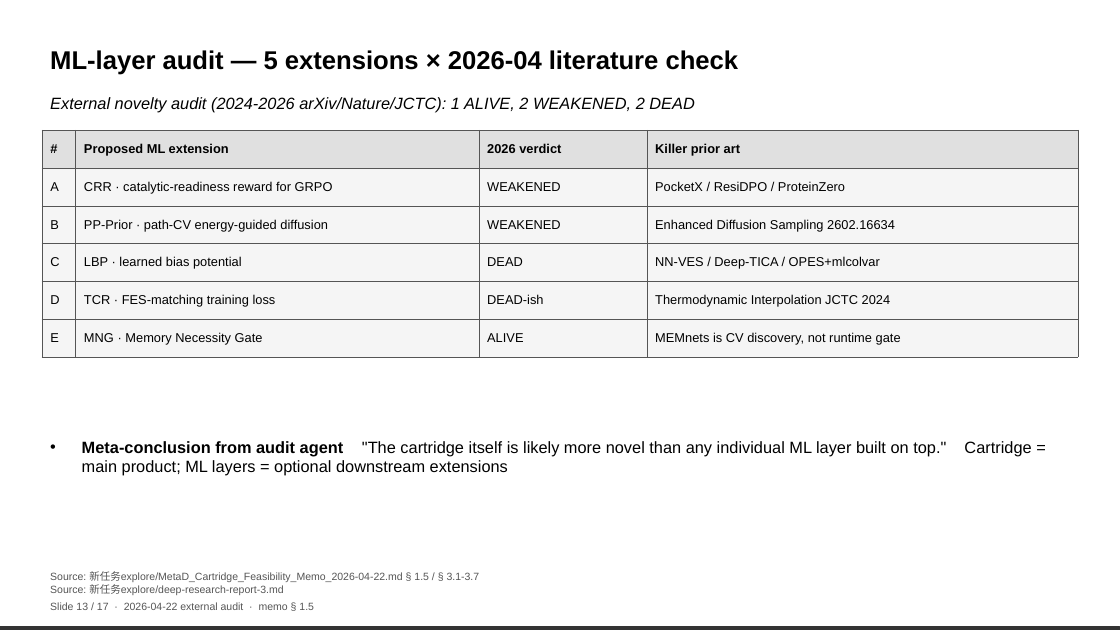
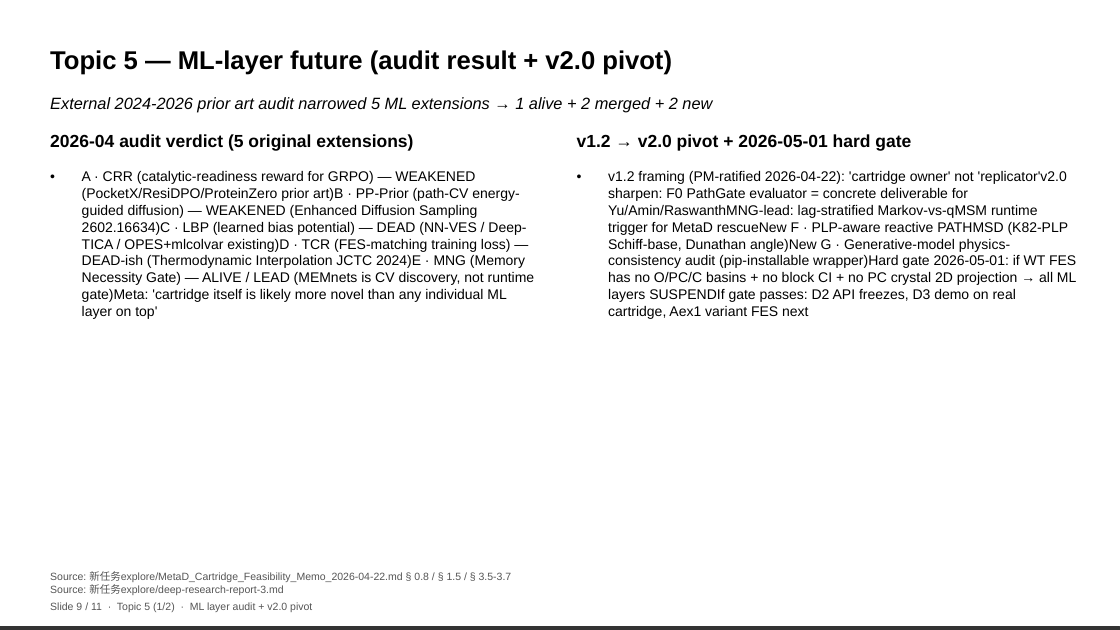
Before and after one commit to alex051107/trpb-metadynamics-replication, a slide deck: slide 10 of reports/GroupMeeting_2026-04-24.pptx (slide 14 before the commit). Drawn at 1120x630 pixels with LibreOffice and Linux fonts; fonts in the diff are those of the drawing. Boxes give left, top, right and bottom in pixels: in the first picture for what was removed or moved away, otherwise in the second. Text is boxed around its words. In the diff, an @@ line names an element or a change of style, - is before the commit and + after.

Commit message:
GroupMeeting 2026-04-24 v3: 5-topic slides + clean FES figure + Codex v2 diagnosis
Slides (11 pages, focused 5 topics per PM):
 1-2  roadmap
 3-4  Topic 1 Re-alignment  (FP-034 dual-box + numerical + visual + start.gro soft-min)
 5    Topic 2 Miguel author parameter contract
 6-7  Topic 3 Current results  (s(t) trace + (s,z) 2D pilot vs baseline)
 8    Topic 4 10-walker story  (v1 scancel + v2 FAILED + v3 pipeline pending)
 9-10 Topic 5 ML-layer audit + v2.0 pivot + 2026-05-01 hard gate
 11   Summary + anti-overclaim + Q&A

Figure sz_2d_distribution.png  (clean FES(s,z) side-by-side):
 - Panel a: naive path baseline 45324928, 16 ns, 81 479 single-walker frames
 - Panel b: seq-aligned pilot 45515869, 8 ns, 40 193 single-walker frames
 - ONLY single-walker initial runs (10-walker v1/v2 both unusable)
 - Honest exploration claim: 6.8x wider max-s, s ∈ [1.00, 12.87]
 - Reproducible: reports/figures/plot_sz_distribution.py + raw COLVAR

TechDoc updates:
 - § 1.6a how-compared (same start.gro / Miguel params, only path.pdb differs)
 - § 1.6b how-alignment (Biopython NW BLOSUM62, uniform +5 offset, 59.0% identity)
 - § 1.6c NW role = formal verification (prove no indel in 112 residues), not novel discovery
 - § 2.4 visual proof + start.gro s=7.09 soft-min explanation (close to every MODEL, not biology)
 - § 5.4 v2 crash full diagnostic  (LINCS atoms 4463-4465, negative metad.bias, seed-dup)
 - § 5.5 v3 pipeline  (EM 1000 steps + NVT 100 ps + production, Codex-verified)
 - § 5.6 honest positioning  (single-walker figure only, 10-walker as next-week deliverable)

Tooling:
 - reports/tools/generate_groupmeeting.js  — new image+bullets renderer

```diff
--- a/reports/GroupMeeting_2026-04-24.pptx
+++ b/reports/GroupMeeting_2026-04-24.pptx
@@ text at bbox=[50, 50, 672, 75]: text changed @@
-ML-layer audit — 5 extensions × 2026-04 literature check
+Topic 5 — ML-layer future (audit result + v2.0 pivot)
@@ text at bbox=[50, 97, 712, 113]: text changed @@
-External novelty audit (2024-2026 arXiv/Nature/JCTC): 1 ALIVE, 2 WEAKENED, 2 DEAD
+External 2024-2026 prior art audit narrowed 5 ML extensions → 1 alive + 2 merged + 2 new
@@ table removed at bbox=[42, 130, 1078, 349], 6 rows, 4 columns @@
-# | Proposed ML extension | 2026 verdict | Killer prior art
-A | CRR · catalytic-readiness reward for GRPO | WEAKENED | PocketX / ResiDPO / ProteinZero
-B | PP-Prior · path-CV energy-guided diffusion | WEAKENED | Enhanced Diffusion Sampling 2602.16634
-C | LBP · learned bias potential | DEAD | NN-VES / Deep-TICA / OPES+mlcolvar
-D | TCR · FES-matching training loss | DEAD-ish | Thermodynamic Interpolation JCTC 2024
-E | MNG · Memory Necessity Gate | ALIVE | MEMnets is CV discovery, not runtime gate
@@ text added at bbox=[50, 134, 413, 151], 15 pt, text #000000, bold @@
+2026-04 audit verdict (5 original extensions)
@@ text added at bbox=[577, 134, 911, 151], 15 pt, text #000000, bold @@
+v1.2 → v2.0 pivot + 2026-05-01 hard gate
@@ text at bbox=[82, 171, 535, 319]: text changed; size 14 to 12 pt @@
-• Meta-conclusion from audit agent "The cartridge itself is likely more novel than any individual ML layer built on top." Cartridge = main product; ML layers = optional downstream extensions
+• A · CRR (catalytic-readiness reward for GRPO) — WEAKENED (PocketX/ResiDPO/ProteinZero prior art)B · PP-Prior (path-CV energy-guided diffusion) — WEAKENED (Enhanced Diffusion Sampling 2602.16634)C · LBP (learned bias potential) — DEAD (NN-VES / Deep-TICA / OPES+mlcolvar existing)D · TCR (FES-matching training loss) — DEAD-ish (Thermodynamic Interpolation JCTC 2024)E · MNG (Memory Necessity Gate) — ALIVE / LEAD (MEMnets is CV discovery, not runtime gate)Meta: 'cartridge itself is likely more novel than any individual ML layer on top'
@@ text added at bbox=[608, 171, 1076, 319], 12 pt, text #000000 @@
+• v1.2 framing (PM-ratified 2026-04-22): 'cartridge owner' not 'replicator'v2.0 sharpen: F0 PathGate evaluator = concrete deliverable for Yu/Amin/RaswanthMNG-lead: lag-stratified Markov-vs-qMSM runtime trigger for MetaD rescueNew F · PLP-aware reactive PATHMSD (K82-PLP Schiff-base, Dunathan angle)New G · Generative-model physics-consistency audit (pip-installable wrapper)Hard gate 2026-05-01: if WT FES has no O/PC/C basins + no block CI + no PC crystal 2D projection → all ML layers SUSPENDIf gate passes: D2 API freezes, D3 demo on real cartridge, Aex1 variant FES next
@@ text at bbox=[50, 571, 512, 582]: text changed @@
-Source: 新任务explore/MetaD_Cartridge_Feasibility_Memo_2026-04-22.md § 1.5 / § 3.1-3.7
+Source: 新任务explore/MetaD_Cartridge_Feasibility_Memo_2026-04-22.md § 0.8 / § 1.5 / § 3.5-3.7
@@ text at bbox=[50, 602, 312, 612]: text changed @@
-Slide 13 / 17 · 2026-04-22 external audit · memo § 1.5
+Slide 9 / 11 · Topic 5 (1/2) · ML layer audit + v2.0 pivot
```
Also in this commit, not shown: 5 other slides changed, 6 slides added, 13 slides removed, 5 other files.
